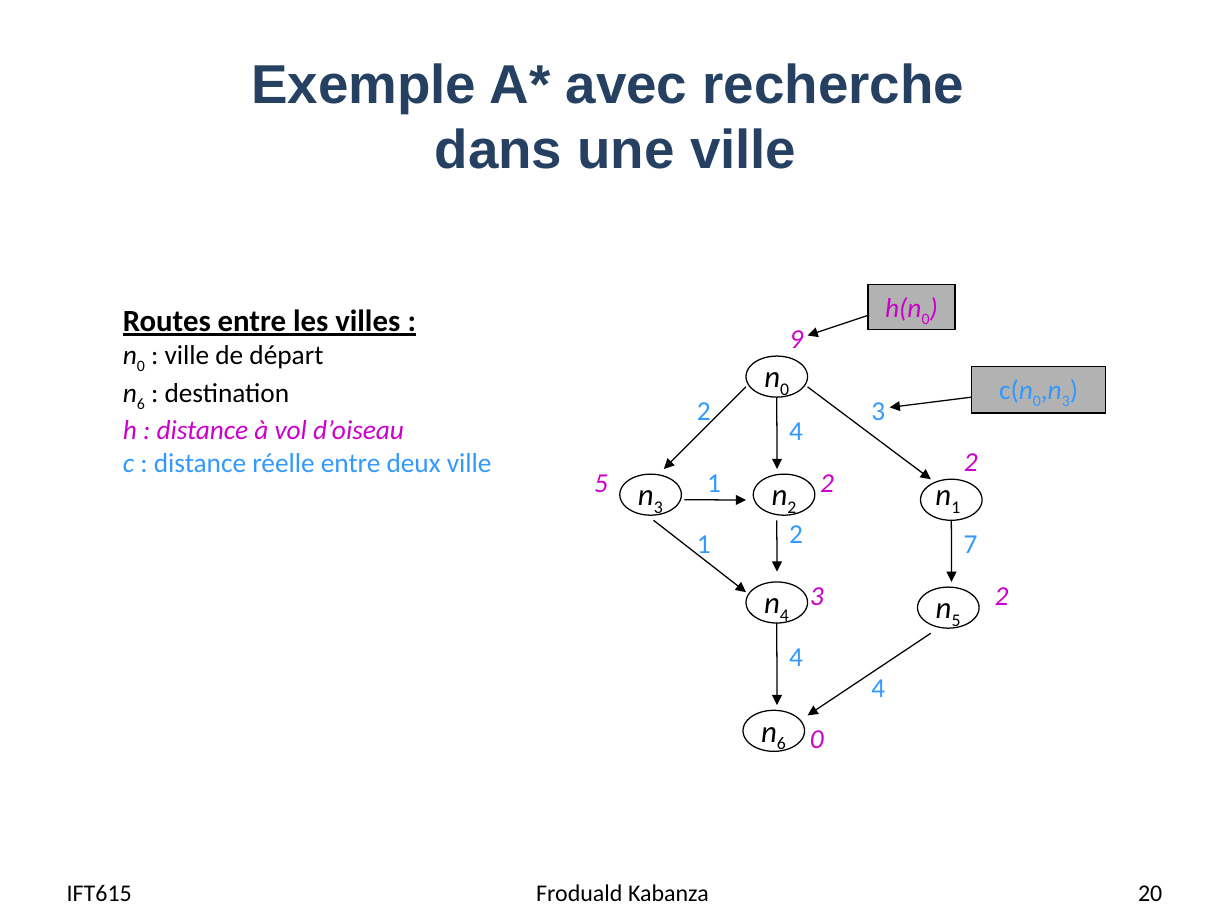
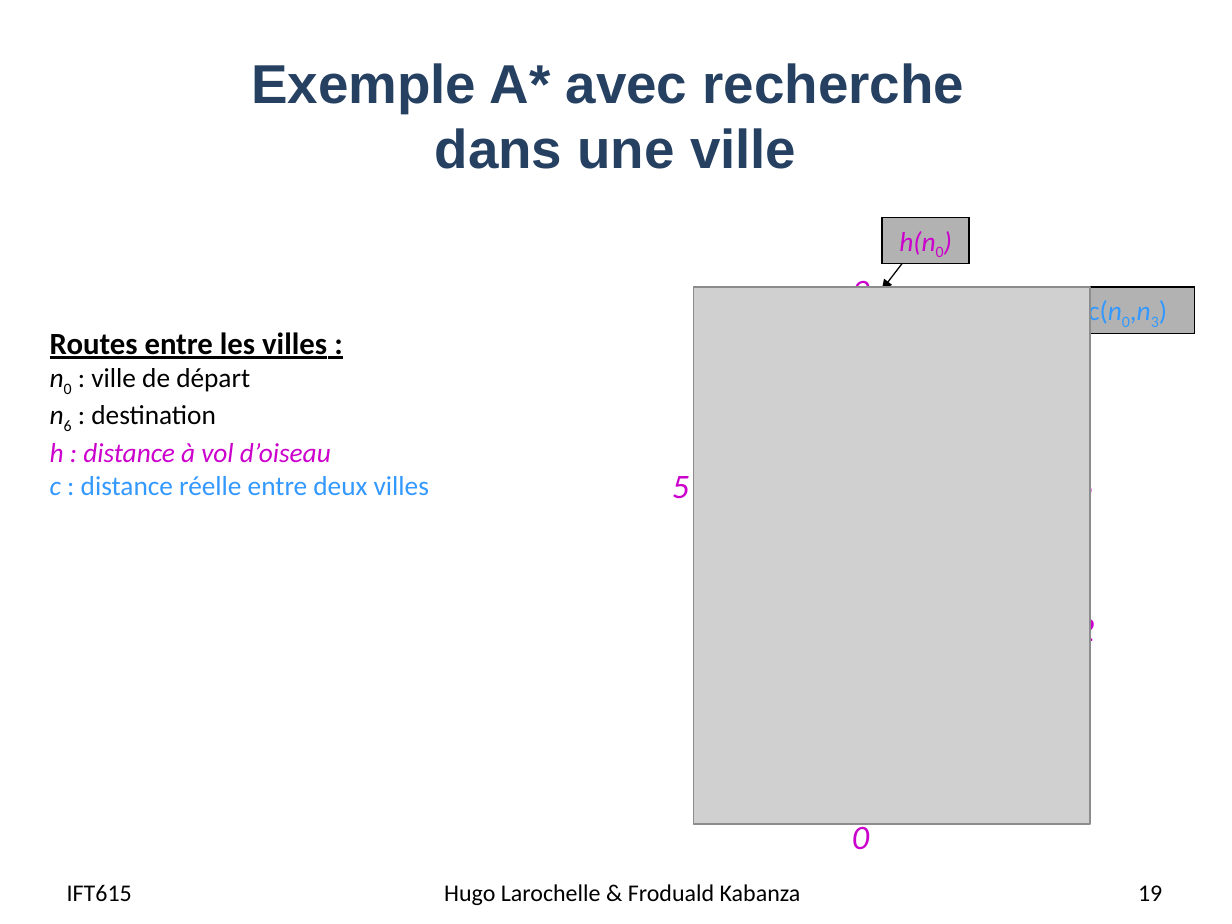
Before and after one commit to djeffkanda/djeffkanda.github.io, a slide deck: slide 19 of ift/assets/slides/ift615-13-Recherche heuristique globale.pptx (slide 20 before the commit). Drawn at 1232x924 pixels with LibreOffice and Linux fonts; fonts in the diff are those of the drawing; grey boxes stand for pictures. Boxes give left, top, right and bottom in pixels: in the first picture for what was removed or moved away, otherwise in the second. Text is boxed around its words. In the diff, an @@ line names an element or a change of style, - is before the commit and + after.

```diff
--- a/ift/assets/slides/ift615-13-Recherche heuristique globale.pptx
+++ b/ift/assets/slides/ift615-13-Recherche heuristique globale.pptx
@@ rectangle "h(n0)" moved from (x1=869, y1=285, x2=956, y2=330) to (x1=882, y1=218, x2=970, y2=264) @@
@@ text "9" moved from (x1=789, y1=330, x2=803, y2=348) to (x1=852, y1=275, x2=869, y2=288) @@
@@ arrow moved from (870, 315) - (808, 335) to (902, 264) - (882, 290) @@
@@ picture added at (x1=694, y1=287, x2=1090, y2=824) @@
@@ rectangle "c(n0,n3)" moved from (x1=972, y1=366, x2=1105, y2=413) to (x1=1061, y1=287, x2=1194, y2=334) @@
@@ text "Routes entre les villes :" moved from (x1=123, y1=309, x2=492, y2=472) to (x1=50, y1=332, x2=429, y2=495) @@
@@ group removed at (x1=620, y1=351, x2=982, y2=754): 18 texts, 10 arrows, 7 ellipses @@
-n0
-n3
-n2
-n1
-n4
-n6
-n5
-3
-2
-2
-3
-1
-1
-7
-2
-4
-4
-4
@@ text at (x1=50, y1=476, x2=429, y2=495): text changed @@
-c : distance réelle entre deux ville
+c : distance réelle entre deux villes
@@ text "5" moved from (x1=594, y1=474, x2=608, y2=493) to (x1=672, y1=476, x2=689, y2=499) @@
@@ text "2" moved from (x1=964, y1=453, x2=978, y2=471) to (x1=1075, y1=479, x2=1092, y2=516) @@
@@ text "2" moved from (x1=995, y1=587, x2=1009, y2=605) to (x1=1077, y1=613, x2=1094, y2=650) @@
@@ size 16 to 20 pt in 5 elements at (x1=672, y1=476, x2=689, y2=499), (x1=852, y1=275, x2=869, y2=288), (x1=1077, y1=613, x2=1094, y2=650), (x1=1075, y1=479, x2=1092, y2=516), (x1=852, y1=821, x2=869, y2=850) @@
@@ text "0" moved from (x1=810, y1=730, x2=824, y2=748) to (x1=852, y1=821, x2=869, y2=850) @@
@@ text at (x1=444, y1=884, x2=801, y2=905): text changed @@
-Froduald Kabanza
+Hugo Larochelle & Froduald Kabanza
@@ page number at (x1=1138, y1=885, x2=1162, y2=901): text changed @@
-20
+19
```
Also in this commit, not shown: 49 other slides changed, 1 slide removed, 16 other files.
